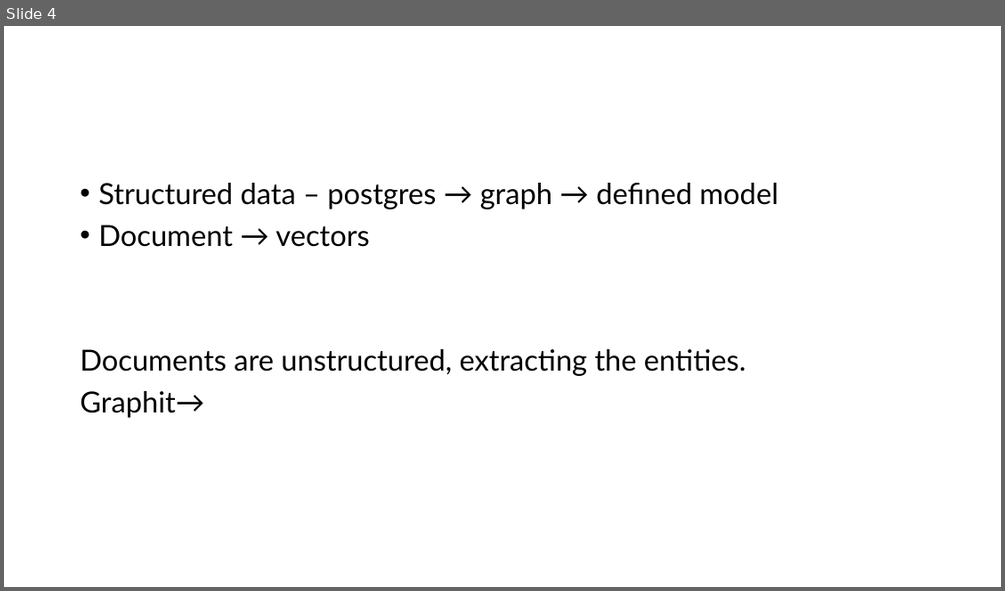
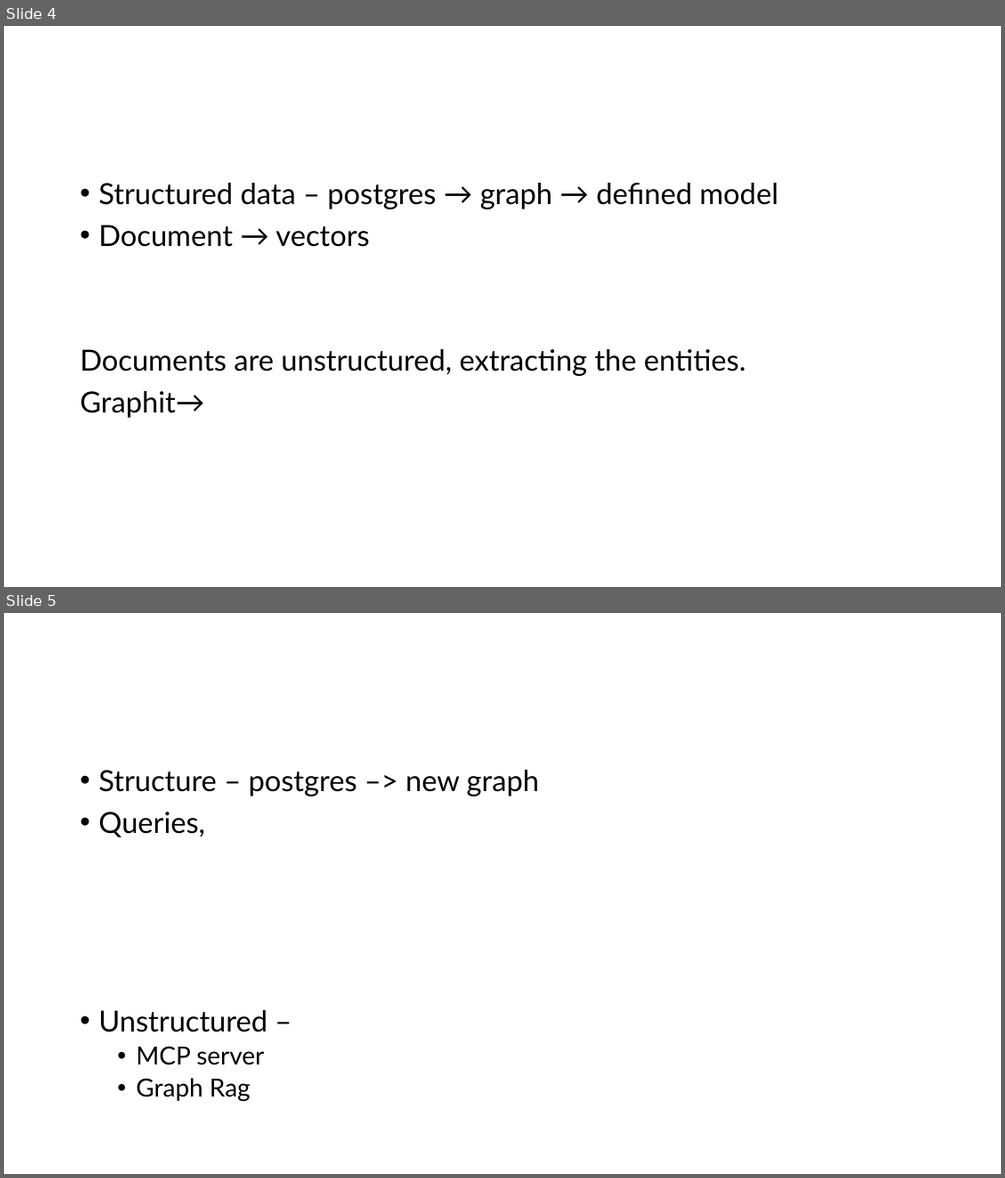
Before and after one commit to rakipo/consultingprojects, a slide deck: boomerlivingtv/RAVI/Architecture.pptx. Shown one above the other, each under a label of ours: slide 4 before the commit, slides 4 and 5 after it. The pictures are 1005x591 and 1005x1178 pixels, drawn with LibreOffice and Linux fonts; fonts in the diff are those of the drawing. Boxes give left, top, right and bottom in pixels: in the first picture for what was removed or moved away, otherwise in the second. Text is boxed around its words. In the diff, an @@ line names an element or a change of style, - is before the commit and + after.

```diff
--- a/boomerlivingtv/RAVI/Architecture.pptx
+++ b/boomerlivingtv/RAVI/Architecture.pptx
@@ slide 5 added at <box>4,613,1001,1174</box>, background #FFFFFF @@
@@ text added at <box>98,770,539,1101</box>, 28 pt, text #000000 @@
+• Structure – postgres –> new graph
+• Queries,
+• Unstructured –
+  • MCP server
+  • Graph Rag
```
Also in this commit, not shown: 8 other files.
